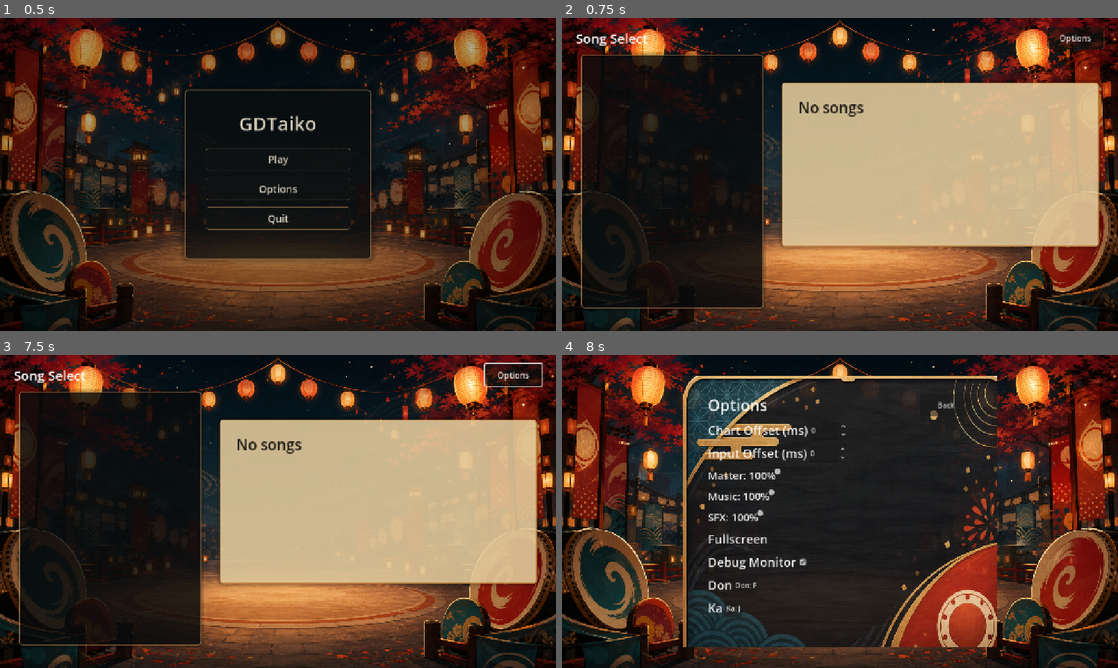
Above: before the commit, frames 1-4 (two rows, left to right).
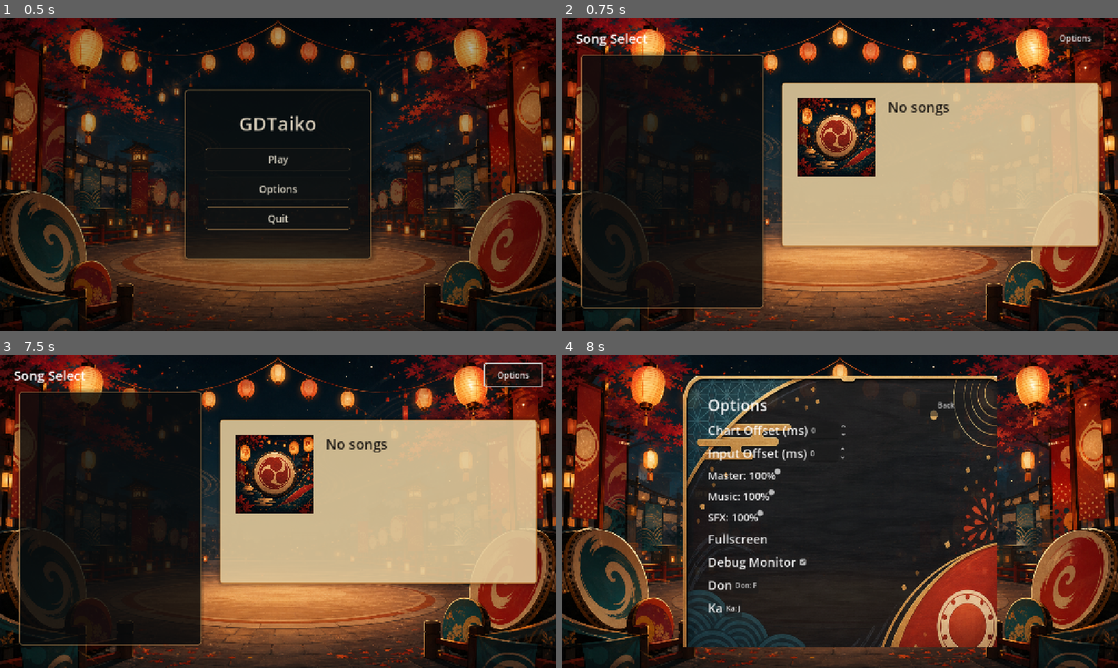
Above: after the commit, the same moments.

Repository: psygames-lab/GDTaiko
Game: Godot game, scene res://scenes/Main.tscn
The game is run twice, just before and just after one commit, with the same random seed, the same clock (stepped at 60 frames per second) and the same inputs.
Inputs (mouse positions are in pixels of both pictures, inside the frame that each line leads up to):
- Up to frame 1 (0.5 s): no input
- Up to frame 2 (0.75 s): click "Play" at 0.5 s
- Up to frame 3 (7.5 s): click "Options" at 1.25 s; click (239, 561) at 2 s; click "Don: F" at 2.75 s; click "Don: press a key..." at 3.5 s; click "Ka: J" at 4.25 s; click "Ka: press a key..." at 5 s; click "Back" at 5.75 s; click "Play" at 6.5 s; tap Enter (ui_accept) at 7.25 s; hold Right (ui_right) from 7.28 s (still down); hold F (taiko_don) from 7.28 s (still down)
- Up to frame 4 (8 s): keep holding Right (ui_right); keep holding F (taiko_don); tap Enter (ui_accept) at 7.52 s

Frame 1 is identical in both runs. In frame 2, 3.7% of the frame differs, in the area x 42-70%, y 25-51%; in frame 3, 3.7%; in frame 4, nothing differs.

Commit message:
feat: show song cover art in song select

Diff:
--- a/scripts/song/song_entry.gd
+++ b/scripts/song/song_entry.gd
@@ -10,6 +10,7 @@
 var folder_path: String = ""
 var preview_audio_path: String = ""
 var preview_start_sec: float = 0.0
+var cover_path: String = ""
 var courses: Array[SongCourse] = []
 
 
--- a/scripts/song/song_folder_scanner.gd
+++ b/scripts/song/song_folder_scanner.gd
@@ -33,6 +33,7 @@
 
 	var entry := SongEntry.new()
 	entry.folder_path = folder_path
+	entry.cover_path = _find_cover_path(folder_path)
 	var tja_files: Array[String] = []
 	folder.list_dir_begin()
 	var file_name := folder.get_next()
@@ -76,3 +77,32 @@
 	if wave_path.begins_with("res://") or wave_path.begins_with("user://"):
 		return wave_path
 	return folder_path.path_join(wave_path)
+
+
+static func _find_cover_path(folder_path: String) -> String:
+	var folder := DirAccess.open(folder_path)
+	if folder == null:
+		return ""
+	var image_files: Array[String] = []
+	folder.list_dir_begin()
+	var file_name := folder.get_next()
+	while file_name != "":
+		if not folder.current_is_dir() and _is_image_file(file_name):
+			image_files.append(file_name)
+		file_name = folder.get_next()
+	folder.list_dir_end()
+	if image_files.is_empty():
+		return ""
+	image_files.sort_custom(func(a: String, b: String) -> bool: return a.naturalnocasecmp_to(b) < 0)
+	var folder_name := folder_path.get_file().to_lower()
+	var preferred_stems := [folder_name, "cover", "jacket", "preview"]
+	for stem in preferred_stems:
+		for image_file in image_files:
+			if image_file.get_basename().to_lower() == stem:
+				return folder_path.path_join(image_file)
+	return folder_path.path_join(image_files[0])
+
+
+static func _is_image_file(file_name: String) -> bool:
+	var extension := file_name.get_extension().to_lower()
+	return extension == "png" or extension == "jpg" or extension == "jpeg" or extension == "webp"
--- a/scripts/ui/song_select.gd
+++ b/scripts/ui/song_select.gd
@@ -6,6 +6,7 @@
 const SongCourse := preload("res://scripts/song/song_course.gd")
 
 const SONG_SELECT_BACKGROUND := "res://assets/skin/night_festival/backgrounds/main_menu.png"
+const DEFAULT_COVER_PATH := "res://assets/skin/night_festival/ui/default_cover.png"
 const VIEWPORT_SIZE := Vector2(1280.0, 720.0)
 const DEFAULT_SONG_ROOTS := ["res://songs", "res://local_songs", "user://songs"]
 const WHEEL_ROW_COUNT := 5
@@ -18,6 +19,7 @@
 var detail_label: Label
 var metadata_label: Label
 var list_label: Label
+var cover_rect: TextureRect
 var song_wheel: Control
 var course_strip: HBoxContainer
 var options_button: Button
@@ -95,18 +97,26 @@
 	detail_panel.add_theme_stylebox_override("panel", _panel_style(Color(0.92, 0.82, 0.63, 0.86), Color(0.78, 0.52, 0.24, 0.84), 2))
 	content.add_child(detail_panel)
 
+	cover_rect = TextureRect.new()
+	cover_rect.name = "CoverImage"
+	cover_rect.position = Vector2(36, 36)
+	cover_rect.size = Vector2(180, 180)
+	cover_rect.expand_mode = TextureRect.EXPAND_IGNORE_SIZE
+	cover_rect.stretch_mode = TextureRect.STRETCH_KEEP_ASPECT_COVERED
+	detail_panel.add_child(cover_rect)
+
 	list_label = _label(song_wheel, "", Vector2.ZERO, 18, Vector2(1, 1))
 	list_label.visible = false
-	title_label = _label(detail_panel, "No songs", Vector2(38, 34), 34, Vector2(650, 92))
-	subtitle_label = _label(detail_panel, "", Vector2(38, 126), 21, Vector2(640, 34))
-	detail_label = _label(detail_panel, "", Vector2(38, 176), 26, Vector2(650, 46))
+	title_label = _label(detail_panel, "No songs", Vector2(244, 34), 32, Vector2(448, 92))
+	subtitle_label = _label(detail_panel, "", Vector2(244, 126), 20, Vector2(448, 34))
+	detail_label = _label(detail_panel, "", Vector2(244, 176), 25, Vector2(448, 46))
 	metadata_label = _label(detail_panel, "", Vector2(38, 290), 19, Vector2(650, 62))
 	for label in [title_label, subtitle_label, detail_label, metadata_label]:
 		label.add_theme_color_override("font_color", Color(0.12, 0.105, 0.085))
 	course_strip = HBoxContainer.new()
 	course_strip.name = "CourseStrip"
-	course_strip.position = Vector2(38, 234)
-	course_strip.size = Vector2(650, 44)
+	course_strip.position = Vector2(244, 234)
+	course_strip.size = Vector2(448, 44)
 	course_strip.add_theme_constant_override("separation", 10)
 	detail_panel.add_child(course_strip)
 	preview_player = AudioStreamPlayer.new()
@@ -232,6 +242,7 @@
 		subtitle_label.text = ""
 		detail_label.text = ""
 		metadata_label.text = ""
+		_update_cover(null)
 		_update_course_strip(null)
 		_stop_preview()
 		return
@@ -242,6 +253,7 @@
 	title_label.text = _normalize_display_text(song.title)
 	subtitle_label.text = _normalize_display_text(song.subtitle)
 	metadata_label.text = _metadata_text(song)
+	_update_cover(song)
 	_update_course_strip(song)
 	if course == null:
 		detail_label.text = "No courses"
@@ -304,6 +316,20 @@
 	if image == null or image.is_empty():
 		return null
 	return ImageTexture.create_from_image(image)
+
+
+func _update_cover(song: SongEntry) -> void:
+	if cover_rect == null:
+		return
+	var cover_path := DEFAULT_COVER_PATH
+	if song != null and song.cover_path != "" and FileAccess.file_exists(song.cover_path):
+		cover_path = song.cover_path
+	var texture := _load_png_texture(cover_path)
+	if texture == null and cover_path != DEFAULT_COVER_PATH:
+		texture = _load_png_texture(DEFAULT_COVER_PATH)
+		cover_path = DEFAULT_COVER_PATH
+	cover_rect.texture = texture
+	cover_rect.set_meta("cover_path", cover_path)
 
 
 func _song_has_missing_audio(song: SongEntry) -> bool:
--- a/tests/song/test_song_folder_scanner.gd
+++ b/tests/song/test_song_folder_scanner.gd
@@ -40,6 +40,9 @@
 	var audio := FileAccess.open(root + "/sample/sample.ogg", FileAccess.WRITE)
 	audio.store_buffer(PackedByteArray())
 	audio.close()
+	var cover := FileAccess.open(root + "/sample/cover.png", FileAccess.WRITE)
+	cover.store_buffer(FileAccess.get_file_as_bytes("res://assets/notes/note_don.png"))
+	cover.close()
 	var alpha_chart := FileAccess.open(root + "/alpha/alpha.tja", FileAccess.WRITE)
 	alpha_chart.store_string("""TITLE:Alpha Song
 WAVE:alpha.ogg
@@ -100,6 +103,7 @@
 		_assert(songs[2].courses[1].audio_missing, "Scanner should mark missing audio")
 		_assert(songs[2].courses[1].expected_audio_path.ends_with("/sample/hard.ogg"), "Scanner should record expected missing audio path")
 		_assert(songs[2].preview_audio_path.ends_with("/sample/sample.ogg"), "Scanner should use WAVE for preview audio")
+		_assert(songs[2].cover_path.ends_with("/sample/cover.png"), "Scanner should detect a cover image in the song folder")
 
 	_remove_dir_recursive(root)
 
--- a/tests/ui/test_song_select.gd
+++ b/tests/ui/test_song_select.gd
@@ -31,6 +31,7 @@
 	_assert(select.get_node_or_null("Root/Content/ListPanel") is Panel, "Song select list should use a native themed panel")
 	_assert(select.get_node_or_null("Root/Content/ListPanel/SongWheel") is Control, "Song select should use a focused song wheel")
 	_assert(select.get_node_or_null("Root/Content/DetailPanel") is Panel, "Song select details should use a native themed panel")
+	_assert(select.get_node_or_null("Root/Content/DetailPanel/CoverImage") is TextureRect, "Song select details should show a cover image")
 	_assert(select.get_node_or_null("Root/Content/DetailPanel/CourseStrip") is HBoxContainer, "Song select should show course icon buttons")
 	_assert(SongSelect.default_song_roots().has("res://local_songs"), "Song select should scan project-local ignored songs")
 	var content := select.get_node_or_null("Root/Content") as Control
@@ -46,6 +47,7 @@
 	select.songs[0].subtitle = "First"
 	select.songs[0].genre = "Variety"
 	select.songs[0].maker = "Mapper"
+	select.songs[0].cover_path = "res://assets/notes/note_don.png"
 	select.songs[0].preview_audio_path = "res://assets/sample/sample.ogg"
 	select.songs[0].preview_start_sec = 2.25
 	select._update_selection()
@@ -56,8 +58,11 @@
 	_assert(select.metadata_label.text.contains("Variety"), "Song select should show genre metadata")
 	_assert(select.metadata_label.text.contains("Mapper"), "Song select should show maker metadata")
 	_assert(select.metadata_label.text.contains("[O] Oni  Level 7"), "Song select should show course list with difficulty icon")
+	_assert(select.cover_rect.texture != null, "Song select should load the selected song cover texture")
+	_assert(select.cover_rect.get_meta("cover_path", "") == "res://assets/notes/note_don.png", "Song select should prefer the song folder cover when present")
 	select.select_next_song()
 	_assert(select.title_label.text == "Beta", "Down navigation should select next song")
+	_assert(select.cover_rect.texture != null and select.cover_rect.get_meta("cover_path", "") == SongSelect.DEFAULT_COVER_PATH, "Song select should use the default cover when a song has no cover image")
 	_assert(select.preview_player != null, "Song select should create a preview player")
 	_assert(select.preview_player.bus == "Music", "Song preview should use the Music audio bus")
 	select.select_previous_song()
Binary file added: assets/skin/night_festival/ui/default_cover.png
Not shown, changed: docs/ASSET_AUDIT.md
